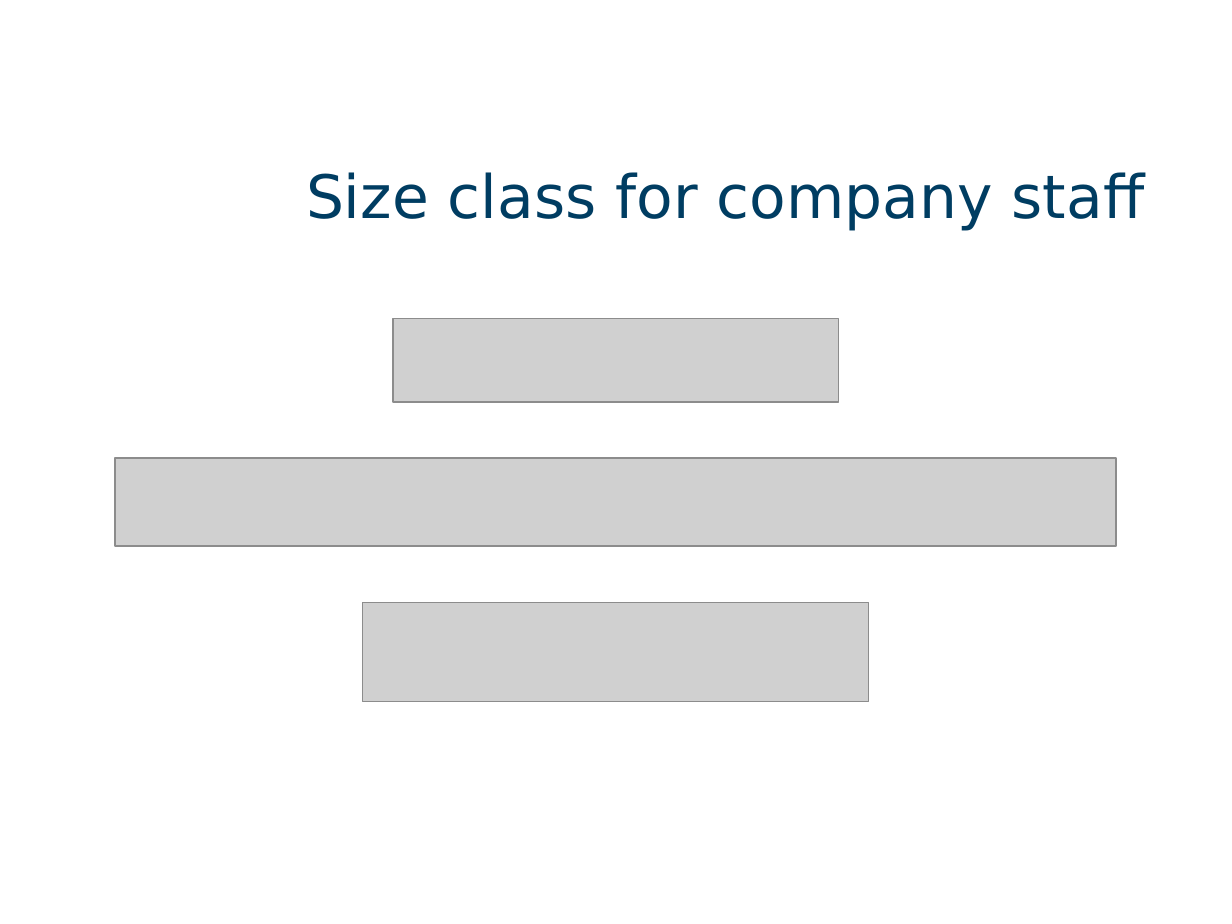
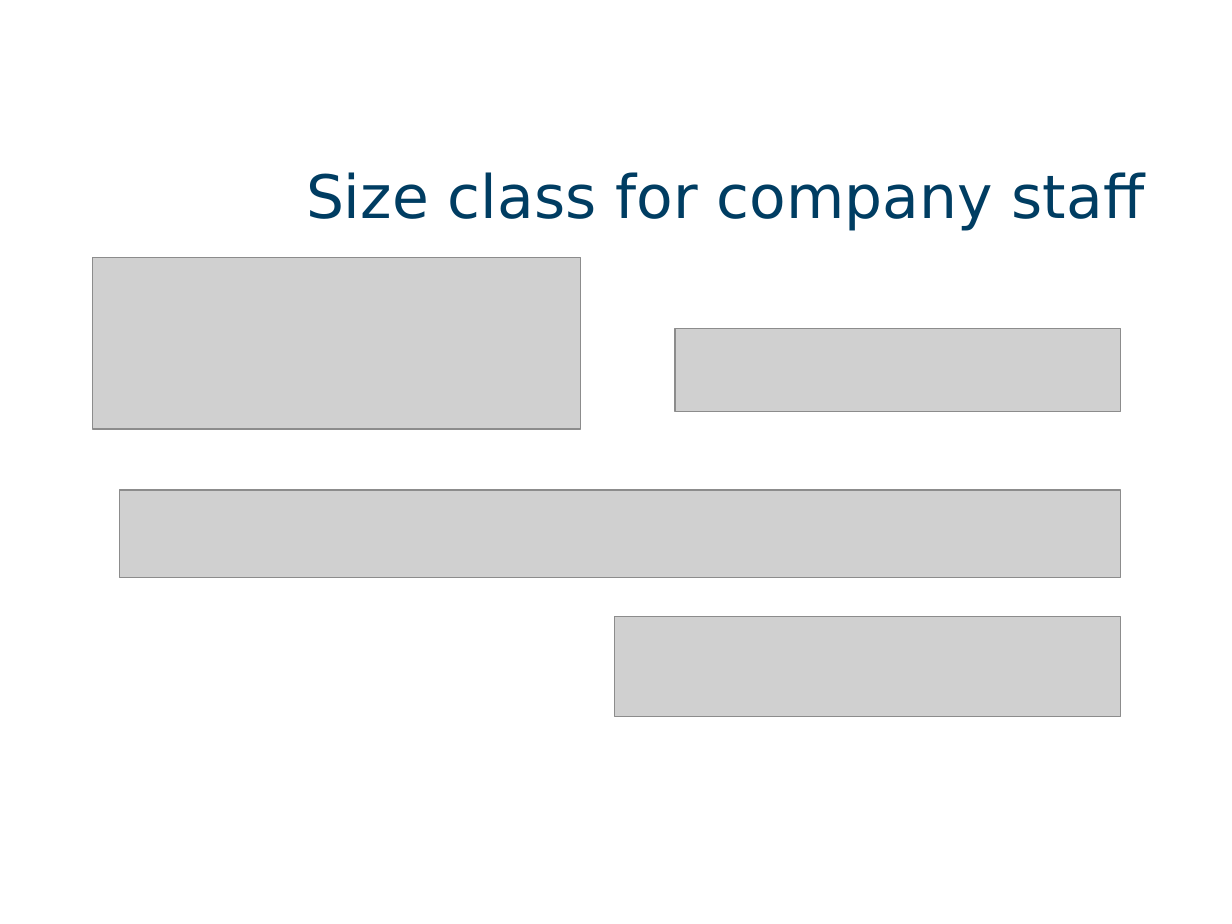
Before and after one commit to stanschepers/stride-solutions, a slide deck: slide 10 of Striders.pptx (slide 9 before the commit). Drawn at 1232x924 pixels with LibreOffice and Linux fonts; fonts in the diff are those of the drawing; grey boxes stand for pictures; background and template pictures are left out. Boxes give left, top, right and bottom in pixels: in the first picture for what was removed or moved away, otherwise in the second. Text is boxed around its words. In the diff, an @@ line names an element or a change of style, - is before the commit and + after.

```diff
--- a/Striders.pptx
+++ b/Striders.pptx
@@ picture added at box(92, 257, 580, 430) @@
@@ picture: place and size @@
-picture at box(393, 319, 838, 403)
+picture at box(675, 329, 1120, 413)
@@ picture: place and size @@
-picture at box(115, 458, 1116, 546)
+picture at box(120, 490, 1121, 578)
@@ picture: place and size @@
-picture at box(362, 602, 869, 702)
+picture at box(615, 617, 1121, 717)
```
Also in this commit, not shown: 1 slide added.
